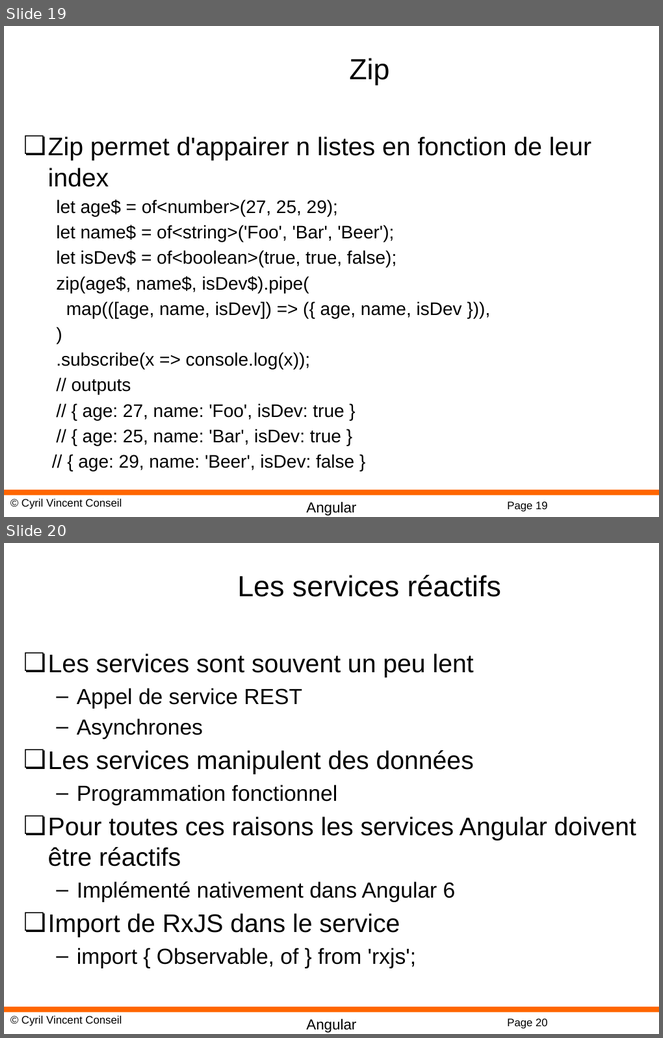
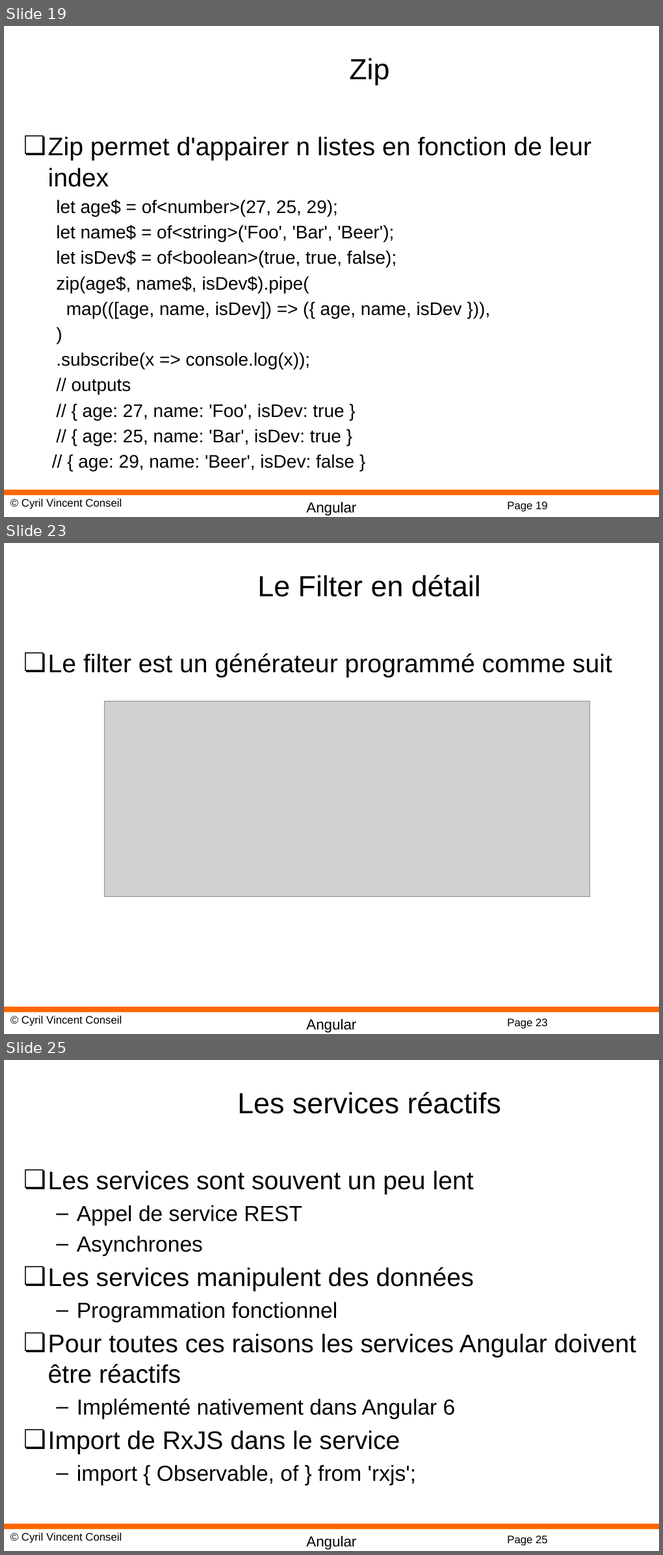
Before and after one commit to cyrilvincent/angular, a slide deck: PPT/Angular14-RXJS.pptx. Shown one above the other, each under a label of ours: slides 19 and 20 before the commit, slides 19, 23 and 25 after it; the slides between them are not shown. The pictures are 663x1038 and 663x1555 pixels, drawn with LibreOffice and Linux fonts; fonts in the diff are those of the drawing; grey boxes stand for pictures; background and template pictures are left out. Boxes give left, top, right and bottom in pixels: in the first picture for what was removed or moved away, otherwise in the second. Text is boxed around its words. In the diff, an @@ line names an element or a change of style, - is before the commit and + after.

```diff
--- a/PPT/Angular14-RXJS.pptx
+++ b/PPT/Angular14-RXJS.pptx
@@ slide 23 added at [4,543,659,1034], background #FFFFFF; not listed: 4 template elements that a slide beside it also shows @@
@@ title added at [258,575,481,597], 32 pt, text #000000 @@
+Le Filter en détail
@@ text added at [48,653,612,678], 28 pt, text #000000 @@
+❏ Le filter est un générateur programmé comme suit
@@ picture added at [105,701,590,897] @@
@@ what was slide 20 is now slide 25 @@
@@ page number at [507,1536,548,1546]: text changed @@
-Page 20
+Page 25
```
Also in this commit, not shown: 1 slide changed, 4 other slides added, 38 other files.
